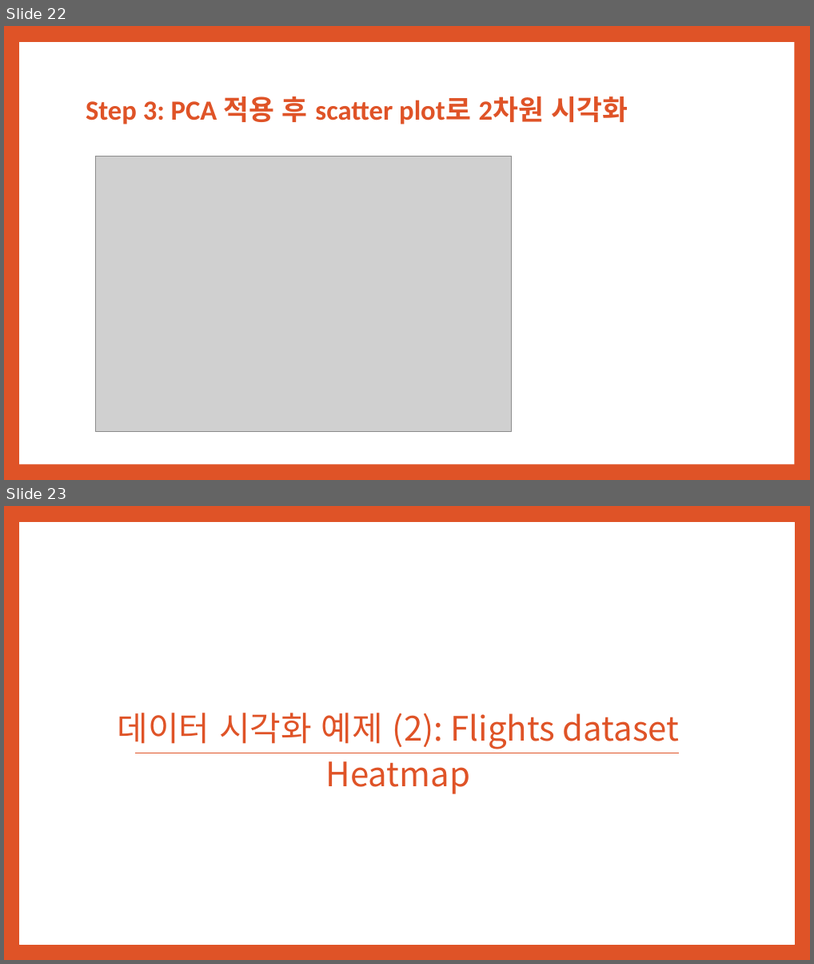
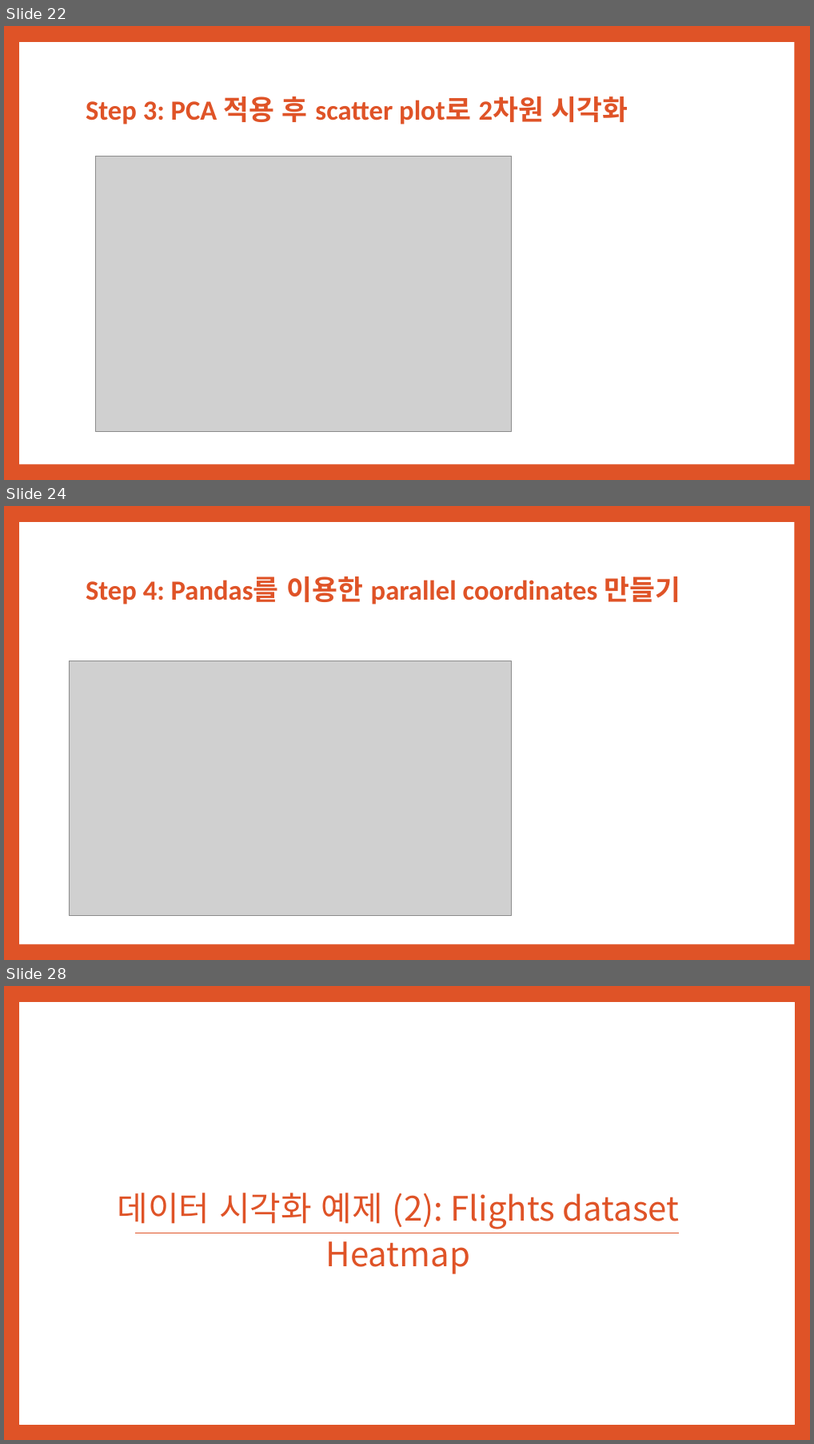
Before and after one commit to awesome-davian/VisTutorial, a slide deck: presentations/Matplotlib & Seaborn.pptx. Shown one above the other, each under a label of ours: slides 22 and 23 before the commit, slides 22, 24 and 28 after it; the slides between them are not shown. The pictures are 814x964 and 814x1444 pixels, drawn with LibreOffice and Linux fonts; fonts in the diff are those of the drawing; grey boxes stand for pictures. Boxes give left, top, right and bottom in pixels: in the first picture for what was removed or moved away, otherwise in the second. Text is boxed around its words. In the diff, an @@ line names an element or a change of style, - is before the commit and + after.

Commit message:
Added parallel coordinates

```diff
--- a/presentations/Matplotlib & Seaborn.pptx
+++ b/presentations/Matplotlib & Seaborn.pptx
@@ slide 24 added at <box>4,506,810,960</box>, background #DF5327; not listed: 1 template element that a slide beside it also shows @@
@@ title added at <box>86,576,682,604</box>, 33 pt, text #DF5327, bold @@
+Step 4: Pandas를 이용한 parallel coordinates 만들기
@@ picture added at <box>70,661,512,915</box> @@
@@ what was slide 23 is now slide 28 @@
```
Also in this commit, not shown: 4 other slides added, 1 other file.
